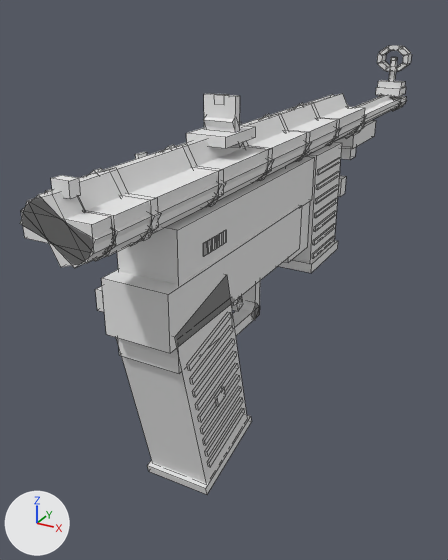
The OBJ model src/main/resources/assets/mareeletrica/models/block/armory21_mp40_forge_view.obj: old version first, new version second.
Before and after are seen from a camera (50 mm lens) standing at (1.154, -1.702, 0.946) and looking at (0.34, -0.221, 0.205). The axes (+X, +Y, +Z) are drawn at lower left. The lights are the same throughout. The older version comes first. Mesh edges are drawn as thin lines. Where no turn or scale is listed for an object, it has been applied to the vertices. Vertices at exactly the same position are counted once.

The scene before the commit, as lines of its bpy script (objects in view):
```python
me_armory21_mp40_forge_view = bpy.data.meshes.new('armory21_mp40_forge_view')
me_armory21_mp40_forge_view.from_pydata(...)  # 912 vertices, 750 faces; spans x 0.41..0.59, y -1.04..0.93, z -0.09..0.81
# faces by material slot: [132, 78, 36, 24, 186, 288, 6]
me_armory21_mp40_forge_view.materials.append(mat_bake)  # its picture is missing
me_armory21_mp40_forge_view.materials.append(mat_dark)  # its picture is missing
me_armory21_mp40_forge_view.materials.append(mat_engrave)  # its picture is missing
me_armory21_mp40_forge_view.materials.append(mat_polish)  # its picture is missing
me_armory21_mp40_forge_view.materials.append(mat_steel)  # its picture is missing
me_armory21_mp40_forge_view.materials.append(mat_steel2)  # its picture is missing
me_armory21_mp40_forge_view.materials.append(mat_white)  # its picture is missing
ob_armory21_mp40_forge_view = bpy.data.objects.new('armory21_mp40_forge_view', me_armory21_mp40_forge_view)
ob_armory21_mp40_forge_view.location = (0.0, 0.0, 0.0)
```
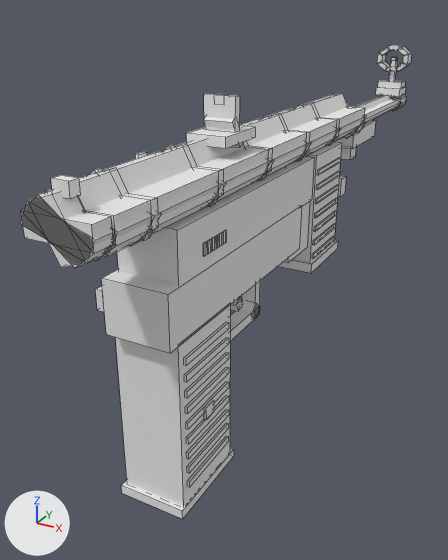
Patch to the scene script:
```diff
--- a/src/main/resources/assets/mareeletrica/models/block/armory21_mp40_forge_view.obj.py
+++ b/src/main/resources/assets/mareeletrica/models/block/armory21_mp40_forge_view.obj.py
@@ me_armory21_mp40_forge_view @@
 # used by ob_armory21_mp40_forge_view; location = (0.0, 0.0, 0.0)
-me_armory21_mp40_forge_view.from_pydata(...)  # 912 vertices, 750 faces; spans x 0.41..0.59, y -1.04..0.93, z -0.09..0.81
+me_armory21_mp40_forge_view.from_pydata(...)  # 904 vertices, 744 faces; spans x 0.41..0.59, y -1.04..0.93, z -0.07..0.81
+# me_armory21_mp40_forge_view part 1: the loose piece of 8 vertices spanning x 0.42..0.58, y -0.84..-0.53, z -0.06..0.43 is turned -14 degrees about the x axis through its middle and scaled by 0.918, then moved by (0.0, -0.04, -0.03)
+# me_armory21_mp40_forge_view part 2: a new loose piece, a box spanning x 0.576..0.5819, y -0.815..-0.6395, z -0.0055..0.0103, in mat_bake (its picture is missing)
+# me_armory21_mp40_forge_view part 3: a new loose piece, a box spanning x 0.576..0.5819, y -0.815..-0.6395, z 0.0328..0.0485, in mat_bake (its picture is missing)
+# me_armory21_mp40_forge_view part 4: a new loose piece, a box spanning x 0.576..0.5819, y -0.815..-0.6395, z 0.071..0.0868, in mat_bake (its picture is missing)
+# me_armory21_mp40_forge_view part 5: a new loose piece, a box spanning x 0.576..0.5819, y -0.815..-0.6395, z 0.1093..0.125, in mat_bake (its picture is missing)
+# me_armory21_mp40_forge_view part 6: a new loose piece, a box spanning x 0.576..0.5819, y -0.815..-0.6395, z 0.1475..0.1633, in mat_bake (its picture is missing)
+# me_armory21_mp40_forge_view part 7: a new loose piece, a box spanning x 0.576..0.5819, y -0.815..-0.6395, z 0.1858..0.2015, in mat_bake (its picture is missing)
+# me_armory21_mp40_forge_view part 8: a new loose piece, a box spanning x 0.576..0.5819, y -0.815..-0.6395, z 0.224..0.2398, in mat_bake (its picture is missing)
+# me_armory21_mp40_forge_view part 9: a new loose piece, a box spanning x 0.576..0.5819, y -0.815..-0.6395, z 0.2623..0.278, in mat_bake (its picture is missing)
+# me_armory21_mp40_forge_view part 10: a new loose piece, a box spanning x 0.576..0.5819, y -0.815..-0.6395, z 0.3005..0.3163, in mat_bake (its picture is missing)
+# me_armory21_mp40_forge_view part 11: the loose piece of 8 vertices spanning x 0.58..0.59, y -0.7..-0.66, z 0.13..0.17 is moved by (0.0, -0.05, 0.0)
+# me_armory21_mp40_forge_view part 12: the loose piece of 8 vertices spanning x 0.42..0.58, y -0.75..-0.51, z -0.09..-0.01 is turned -14 degrees about the x axis through its middle, then moved by (0.0, -0.1, -0.01)
+# me_armory21_mp40_forge_view part 13: 19 loose pieces with 152 vertices, spanning x 0.42..0.58, y -0.83..-0.56, z -0.02..0.36, are deleted
+# other edits to the shape of me_armory21_mp40_forge_view do not show in these pictures
 me_armory21_mp40_forge_view.materials.append(mat_bake)
```

Changed parts and their boxes [x1, y1, x2, y2] in the pictures (448 x 560 px; the box of a moved part takes in the faces that stretch with it):
'armory21_mp40_forge_view', reshaped
    before: [20, 45, 412, 494]
    after: [20, 45, 412, 519]
part 1 of me_armory21_mp40_forge_view, moved or reshaped
    before: [116, 277, 247, 483]
    after: [115, 304, 230, 506]
part 2 of me_armory21_mp40_forge_view, added
    after: [187, 436, 228, 487]
part 3 of me_armory21_mp40_forge_view, added
    after: [187, 423, 228, 473]
part 4 of me_armory21_mp40_forge_view, added
    after: [186, 409, 229, 459]
part 5 of me_armory21_mp40_forge_view, added
    after: [186, 395, 229, 444]
part 6 of me_armory21_mp40_forge_view, added
    after: [186, 381, 229, 429]
part 7 of me_armory21_mp40_forge_view, added
    after: [185, 367, 229, 414]
part 8 of me_armory21_mp40_forge_view, added
    after: [185, 352, 229, 398]
part 9 of me_armory21_mp40_forge_view, added
    after: [184, 337, 229, 382]
part 10 of me_armory21_mp40_forge_view, added
    after: [184, 322, 229, 365]
part 11 of me_armory21_mp40_forge_view, moved or reshaped
    before: [215, 387, 225, 406]
    after: [204, 400, 214, 420]
part 12 of me_armory21_mp40_forge_view, moved or reshaped
    before: [147, 415, 252, 494]
    after: [121, 448, 234, 519]
part 13 of me_armory21_mp40_forge_view, deleted
    before: [118, 304, 244, 467]
